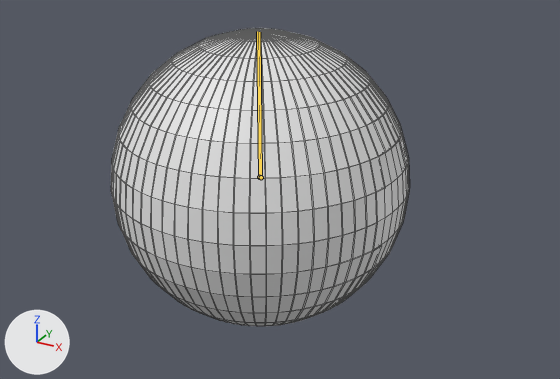
Renders of the Blender file RESOURCES/Blender Files/2048/merge.blend from each side of a commit.
Before and after are seen from a camera (50 mm lens) standing at (3.43, -4.23, 2.06) and looking at (1.09, 0.03, -0.07). The axes (+X, +Y, +Z) are drawn at lower left. The lights are the same throughout. Both versions are drawn at frame 17 of the action 'ArmatureAction.001'; the numbers are the values there. The bones that bend it are drawn over the model as lines. Mesh edges are drawn as thin lines.
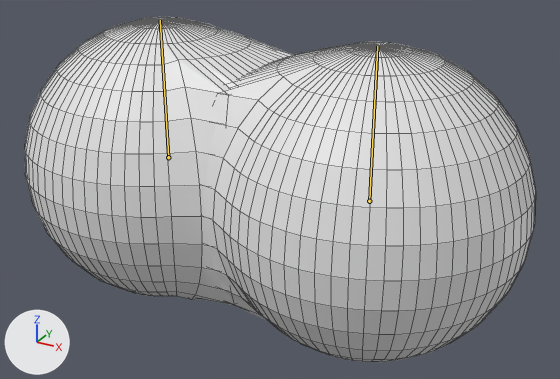
What the commit changed:
Bone 'Bone' (bone_bone) moves from (-1.007, 0.0, 0.0) to (-0.193, 0.0, 0.0).
Bone 'Bone.001' (bone_bone_001) moves from (0.959, 0.0, 0.0) to (0.184, 0.0, 0.0).

Pixel boxes [x1, y1, x2, y2] of what changed, in the pictures (560 x 379 px):
'Sphere.001', posed (71% wider, 16% taller)
    before: [111, 28, 410, 326]
    after: [25, 17, 536, 362]
bone 'Bone', root to tip
    before: (259, 177) to (257, 31)
    after: (369, 201) to (377, 46)
bone 'Bone.001', root to tip
    before: (261, 177) to (259, 32)
    after: (168, 157) to (160, 20)
